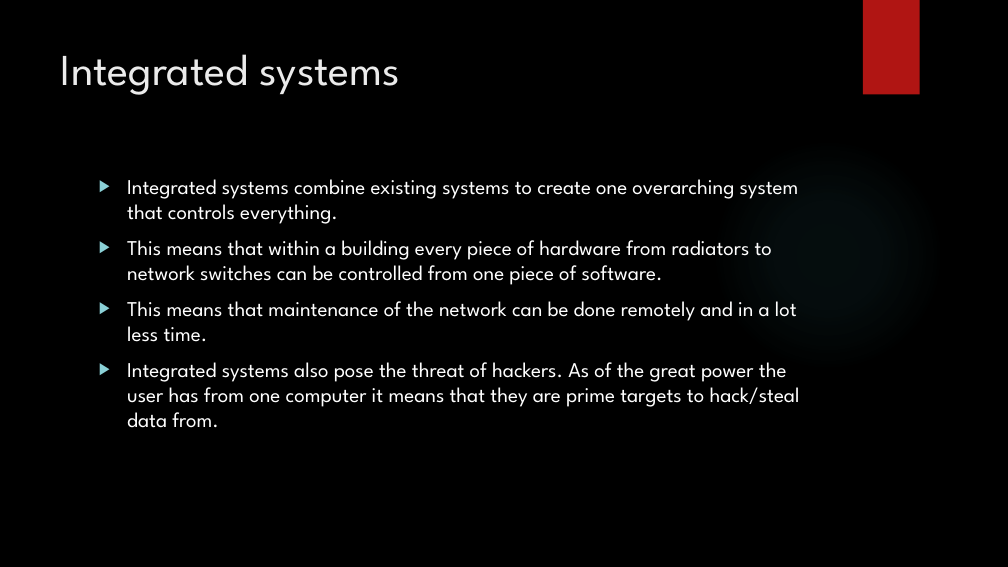
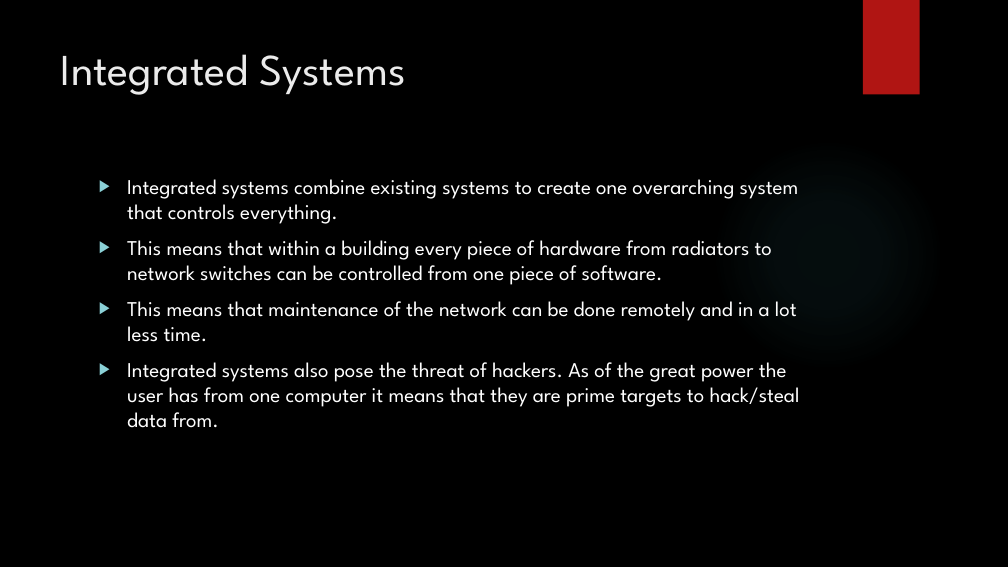
Before and after one commit to SimonLight001/College, a slide deck: slide 39 of Unit 5/Assignment 1/Unit 5 presentation for P1,2,3,M1.pptx (slide 38 before the commit). Drawn at 1008x567 pixels with LibreOffice and Linux fonts; fonts in the diff are those of the drawing; background and template pictures are left out. Boxes give left, top, right and bottom in pixels: in the first picture for what was removed or moved away, otherwise in the second. Text is boxed around its words. In the diff, an @@ line names an element or a change of style, - is before the commit and + after.

```diff
--- a/Unit 5/Assignment 1/Unit 5 presentation for P1,2,3,M1.pptx
+++ b/Unit 5/Assignment 1/Unit 5 presentation for P1,2,3,M1.pptx
@@ title at (61,54,405,95): text changed @@
-  Integrated systems
+  Integrated Systems
```
Also in this commit, not shown: 3 other slides changed, 2 slides added, 3 other files.
